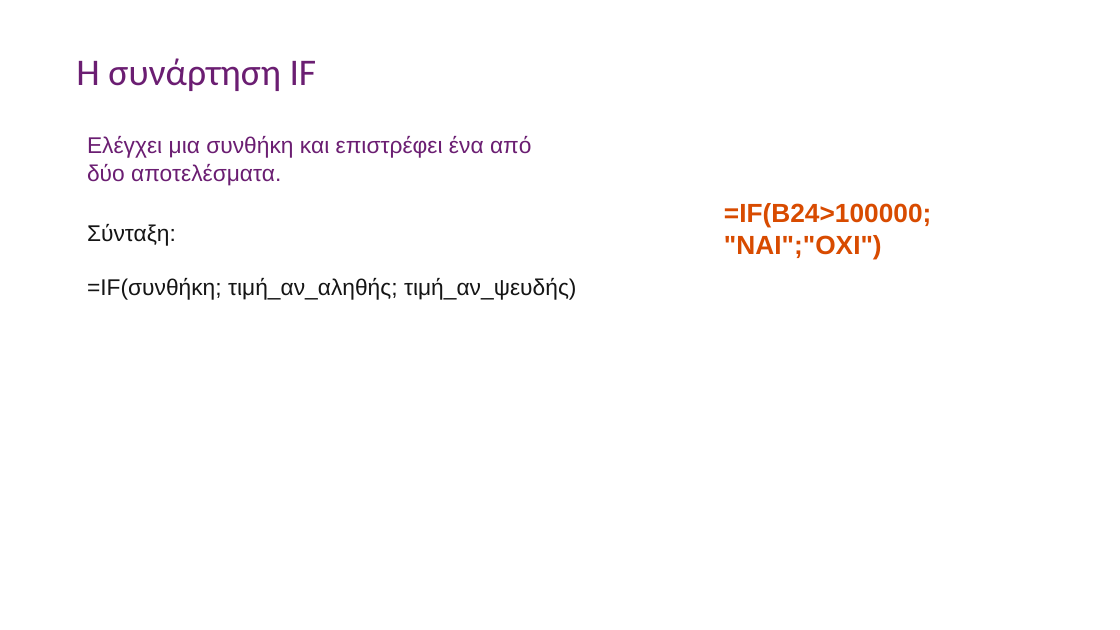
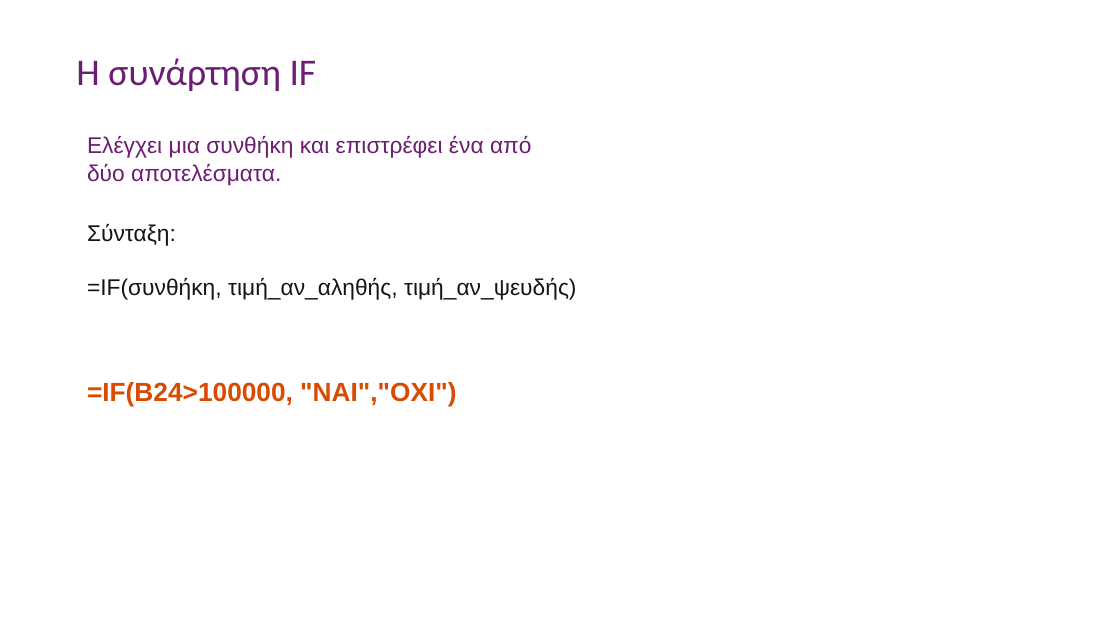
Before and after one commit to aristos32/education, a slide deck: slide 5 of schools-presentations/B Gymnasiou/B41M10 - Συναρτήσεις.pptx. Drawn at 1120x630 pixels with LibreOffice and Linux fonts; fonts in the diff are those of the drawing. Boxes give left, top, right and bottom in pixels: in the first picture for what was removed or moved away, otherwise in the second. Text is boxed around its words. In the diff, an @@ line names an element or a change of style, - is before the commit and + after.

```diff
--- a/schools-presentations/B Gymnasiou/B41M10 - Συναρτήσεις.pptx
+++ b/schools-presentations/B Gymnasiou/B41M10 - Συναρτήσεις.pptx
@@ text at <box>87,278,577,300</box>: text changed @@
-=IF(συνθήκη; τιμή_αν_αληθής; τιμή_αν_ψευδής)
+=IF(συνθήκη, τιμή_αν_αληθής, τιμή_αν_ψευδής)
@@ text at <box>87,382,456,407</box>: text changed @@
-=IF(B24>100000;
-"ΝΑΙ";"ΟΧΙ")
+=IF(B24>100000, "ΝΑΙ","ΟΧΙ")
```
Also in this commit, not shown: 24 other files.
